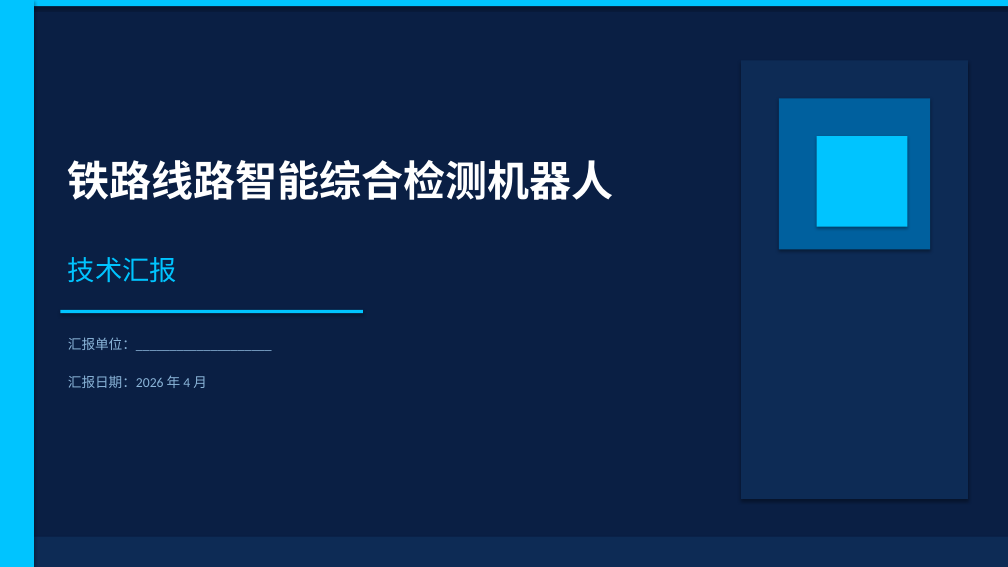
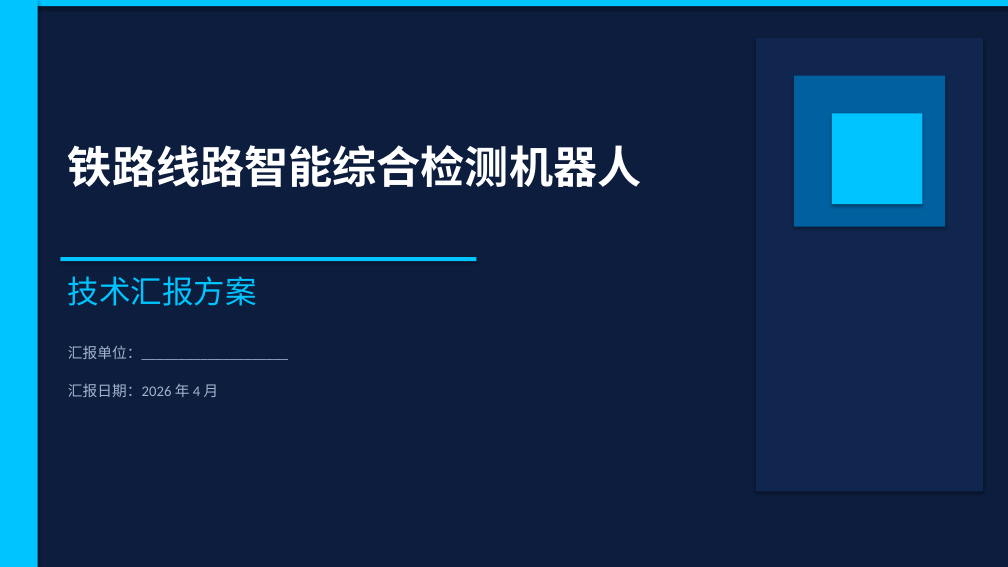
Before and after one commit to gao66683366-lab/workspace, a slide deck: slide 1 of 铁路线路智能综合检测机器人/20260306_技术文档/铁路线路智能综合检测机器人_技术汇报.pptx. Drawn at 1008x567 pixels with LibreOffice and Linux fonts; fonts in the diff are those of the drawing. Boxes give left, top, right and bottom in pixels: in the first picture for what was removed or moved away, otherwise in the second. Text is boxed around its words. In the diff, an @@ line names an element or a change of style, - is before the commit and + after.

```diff
--- a/铁路线路智能综合检测机器人/20260306_技术文档/铁路线路智能综合检测机器人_技术汇报.pptx
+++ b/铁路线路智能综合检测机器人/20260306_技术文档/铁路线路智能综合检测机器人_技术汇报.pptx
@@ rectangle at (0, 0, 1008, 567): fill #0A1F44 to #0C1D3E @@
@@ rectangle: place and size @@
-rectangle at (0, 0, 34, 567)
+rectangle at (0, 0, 38, 567)
@@ rectangle: place and size @@
-rectangle at (741, 60, 968, 499)
+rectangle at (756, 38, 983, 492)
@@ rectangle at (756, 38, 983, 492): fill #0D2B55 to #11264E @@
@@ rectangle: place and size @@
-rectangle at (817, 136, 907, 227)
+rectangle at (794, 76, 945, 227)
@@ rectangle at (794, 76, 945, 227): fill #00C4FF to #0060A0 @@
@@ rectangle: place and size @@
-rectangle at (779, 98, 930, 250)
+rectangle at (832, 113, 923, 204)
@@ rectangle at (832, 113, 923, 204): fill #00609E to #00C4FF @@
@@ text "铁路线路智能综合检测机器人": place and size @@
-text "铁路线路智能综合检测机器人" at (68, 160, 614, 200)
+text "铁路线路智能综合检测机器人" at (68, 145, 642, 187)
@@ text "铁路线路智能综合检测机器人" at (68, 145, 642, 187): size 40 to 42 pt @@
@@ rectangle: place and size @@
-rectangle at (60, 310, 363, 313)
+rectangle at (60, 257, 476, 262)
@@ text at (68, 276, 257, 306): text changed; size 26 to 30 pt @@
-技术汇报
+技术汇报方案
@@ text "汇报单位：____________________": place and size @@
-text "汇报单位：____________________" at (68, 337, 272, 351)
+text "汇报单位：____________________" at (68, 346, 288, 360)
@@ text "汇报单位：____________________" at (68, 346, 288, 360): size 13 to 14 pt, text colour #8AB4D8 to #A0B4CC @@
@@ text "汇报日期：2026 年 4 月": place and size @@
-text "汇报日期：2026 年 4 月" at (68, 375, 207, 388)
+text "汇报日期：2026 年 4 月" at (68, 384, 219, 397)
@@ text "汇报日期：2026 年 4 月" at (68, 384, 219, 397): size 13 to 14 pt, text colour #8AB4D8 to #A0B4CC @@
@@ rectangle removed at (0, 537, 1008, 567) @@
```
Also in this commit, not shown: 27 other slides changed, 3 slides removed.
